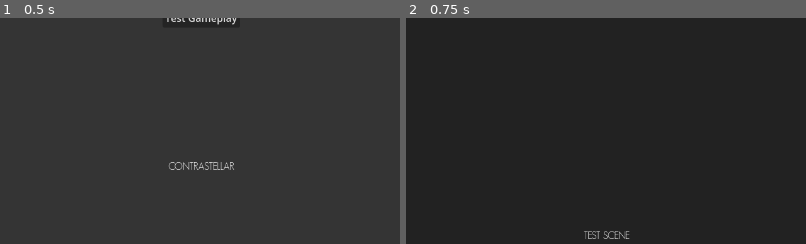
Above: before the commit, frames 1-2 (left to right).
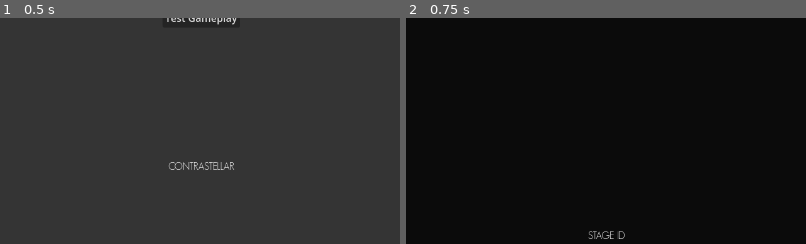
Above: after the commit, the same moments.

Repository: contrastellar/project-elysium
Game: Godot game, scene res://core/managers/scenemanager/scene_manager.tscn
Same seed, same stepped clock (60 frames per second), same inputs: the game is played once before the commit and once after it.
Inputs:
- Up to frame 1 (0.5 s): no input
- Up to frame 2 (0.75 s): click "Test Gameplay" at 0.5 s
The pictures show only the part of the screen within x 25-75%, y 50-100%; the shares and areas given below are measured in that part.

Frame 1 is identical in both runs. In frame 2, 0.2% of the frame differs, in the area x 44-56%, y 94-98%.

Commit message:
Moves to a test stage rather than the base stage

Diff:
--- a/assets/base_stage/base_stage.tscn
+++ b/assets/base_stage/base_stage.tscn
@@ -14,7 +14,7 @@
 offset_bottom = 720.0
 color = Color(0.133196, 0.133196, 0.133196, 1)
 
-[node name="TestScene" type="Label" parent="."]
+[node name="Base Stage" type="Label" parent="."]
 anchors_preset = 7
 anchor_left = 0.5
 anchor_top = 1.0
@@ -25,5 +25,5 @@
 offset_right = 37.0
 grow_horizontal = 2
 grow_vertical = 0
-text = "TEST SCENE"
+text = "BASE STAGE"
 label_settings = SubResource("LabelSettings_dmxc8")
--- a/assets/test_stage/test_stage.gd
+++ /dev/null
@@ -1,11 +0,0 @@
-extends BaseStage
-
-
-# Called when the node enters the scene tree for the first time.
-func _ready() -> void:
-	pass # Replace with function body.
-
-
-# Called every frame. 'delta' is the elapsed time since the previous frame.
-func _process(delta: float) -> void:
-	pass
--- a/assets/test_stage/test_stage.tscn
+++ b/assets/test_stage/test_stage.tscn
@@ -1,8 +1,45 @@
-[gd_scene load_steps=2 format=3 uid="uid://djcf1jxlpmno1"]
+[gd_scene load_steps=4 format=3 uid="uid://cwl1exuct3w1x"]
 
-[ext_resource type="Script" path="res://assets/test_stage/test_stage.gd" id="1_p1dmi"]
+[ext_resource type="FontFile" uid="uid://o1jiq4v6yjjt" path="res://core/fonts/GeosansLight.ttf" id="1_cnlld"]
+
+[sub_resource type="GDScript" id="GDScript_8fmjd"]
+script/source = "extends BaseStage
+
+
+# Called when the node enters the scene tree for the first time.
+func _ready() -> void:
+	pass # Replace with function body.
+
+
+# Called every frame. 'delta' is the elapsed time since the previous frame.
+func _process(delta: float) -> void:
+	pass
+"
+
+[sub_resource type="LabelSettings" id="LabelSettings_c0jqf"]
+font = ExtResource("1_cnlld")
 
 [node name="TestStage" type="Node"]
-script = ExtResource("1_p1dmi")
+script = SubResource("GDScript_8fmjd")
 
 [node name="TileMap" type="TileMapLayer" parent="."]
+
+[node name="Background" type="ColorRect" parent="."]
+offset_right = 1270.0
+offset_bottom = 720.0
+color = Color(0.0430392, 0.0430392, 0.0430391, 1)
+
+[node name="Stage_ID" type="Label" parent="."]
+anchors_preset = 7
+anchor_left = 0.5
+anchor_top = 1.0
+anchor_right = 0.5
+anchor_bottom = 1.0
+offset_left = -37.0
+offset_top = -23.0
+offset_right = 37.0
+grow_horizontal = 2
+grow_vertical = 0
+text = "STAGE ID"
+label_settings = SubResource("LabelSettings_c0jqf")
+horizontal_alignment = 1
--- a/core/menus/mainmenu/main_menu.gd
+++ b/core/menus/mainmenu/main_menu.gd
@@ -1,7 +1,7 @@
 extends Node
 
 var scene_manager: SceneManager
-var gameplay_scene: PackedScene = preload("res://assets/base_stage/base_stage.tscn")
+var gameplay_scene: PackedScene = preload("res://assets/test_stage/test_stage.tscn")
 
 # Called when the node enters the scene tree for the first time.
 func _ready() -> void:
